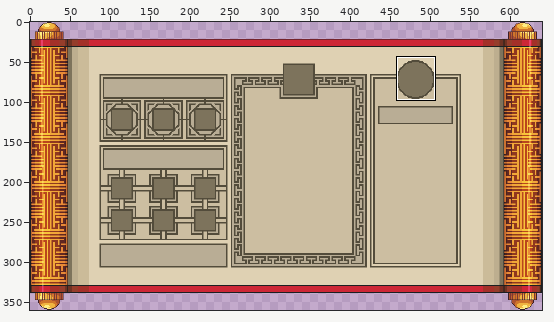
File history of a pixel-art file, 과거시험 시제/이미지 작업/interface/tab/tabBox.aseprite. Above: a wide view before the commit, with the close-up outlined.
Close-up. Before:
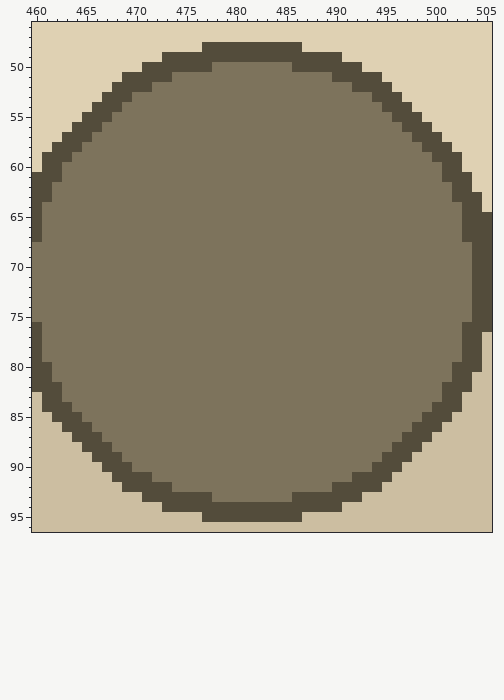
640x360 pixels, 1 frame. Colours within 5 levels of each other are drawn and written as one. Shown: x 460..505, y 46..96. The commit also changed other parts of the picture, which this record leaves out.
The same view after the edit:
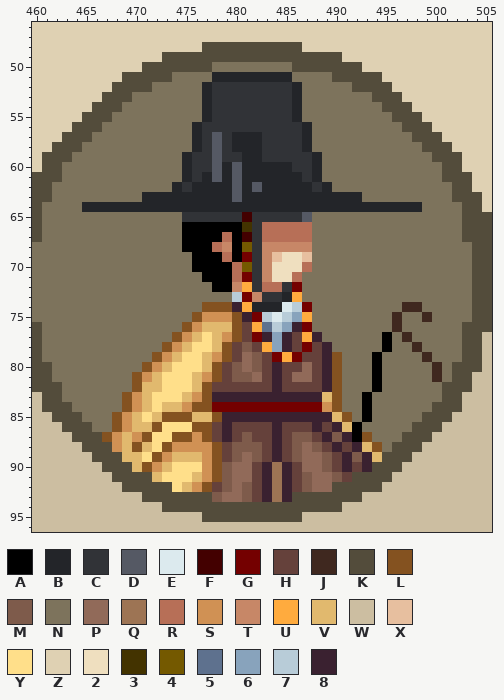
Palette (. is transparent): A #000000  B #232529  C #313337  D #555964  E #dceaee  F #430000  G #740000  H #65413b  J #3f281f  K #534c3b  L #845220  M #7e5b4b  N #7d735c  P #916a59  Q #9d7454  R #b76f57  S #d09154  T #c78767  U #ffab3e  V #e1b96e  W #ccbea1  X #e7bf9f  Y #ffdf8a  Z #dfd1b3  2 #efdfbf  3 #433300  4 #745900  5 #5e718e  6 #88a3bc  7 #b8ccd8  8 #3a2130
Difference:
layer "Group 5/Group 4/Layer 27" added
Changed rows in their new state; - is an unchanged pixel.
Layer "Group 5/Group 4/Layer 27":
first column x 465:
51 -------------BBBBBBBB---------------
52 ------------BCCCCCCCCB--------------
53 ------------BCCCCCCCCB--------------
54 ------------BCCCCCCCCB--------------
55 ------------BCCCCCCCCB--------------
56 -----------BCCCCCCCCCCB-------------
57 -----------BCDCBBBCCCCB-------------
58 -----------BCDCBBBCCCCB-------------
59 ----------BCCDCCBBCCCCCB------------
60 ----------BCCDBDBBBBBCCB------------
61 ----------BCBDBDBBBBBBCB------------
62 ---------BCBBBBDBDBBBBBCB-----------
63 ------BBBBBBBBBDBBBBBBBBBBBB--------
64 BBBBBBBBBBBBBBBBBBBBBBBBBBBBBBBBBB--
65 ----------CCCCCCFCCCCCD-------------
66 ----------AAAAAA3CRRRRR-------------
67 ----------AAAARAFCRRRRR-------------
68 ----------AAARTA4CTTTTT-------------
69 -----------AAARAGCTX22X-------------
70 -----------AAAAR4CT222R-------------
71 ------------AAARGCT22R--------------
72 -------------AATUCRRCG--------------
73 ---------------7GTCCBU--------------
74 ------------LLL8UBBBE7G---------JJ--
75 -----------LSSSL8G7E76U--------J--J-
76 ----------LSVVVLHU5768G--------J----
77 ---------LSVYVSLHG868HU8------A-J---
78 --------LSVYYVLHMHU68HGH8-----A--J--
79 -------LSVYYVSLHPMHGUGHH8L---A----J-
80 ------LSVYYYVLHMPMH8HHPH8L---A-----J
81 -----LSVYYYVSLHMMPH8HPPH8L---A-----J
82 -----LVVYYYVLHHHHHH8HHHH8L---A------
83 ----LSVYYYVSL88888888888VL--A-------
84 ----LSVYVVSLLGGGGGGGGGGGSL--A-------
85 ---LSVYVLLLVVL88888888888VL-A-------
86 ---LSVVLYYYLLH8HHHH8HHH8H8VA--------
87 --LSVSLYYLLSLH8HMHH8HMMH8M8AL-------
88 ---SVLVYLSSSSLHMMMH8HMPMH8H8VL------
89 ----VVYLSVVVSLHMPMH8HMPPMH8M8V------
90 -----VLSVYYYSLMPPH8Q8HPPMH8H8-------
91 -------VYYYVSLMPPH8Q8HMPPMH---------
92 ---------YVSLHMPMH8Q8HMPP-----------
93 -------------MPPMH8Q8---------------
Pixel boxes of the changes (left, top, right, bottom) in both close-ups:
changed: (82, 72, 442, 502)
